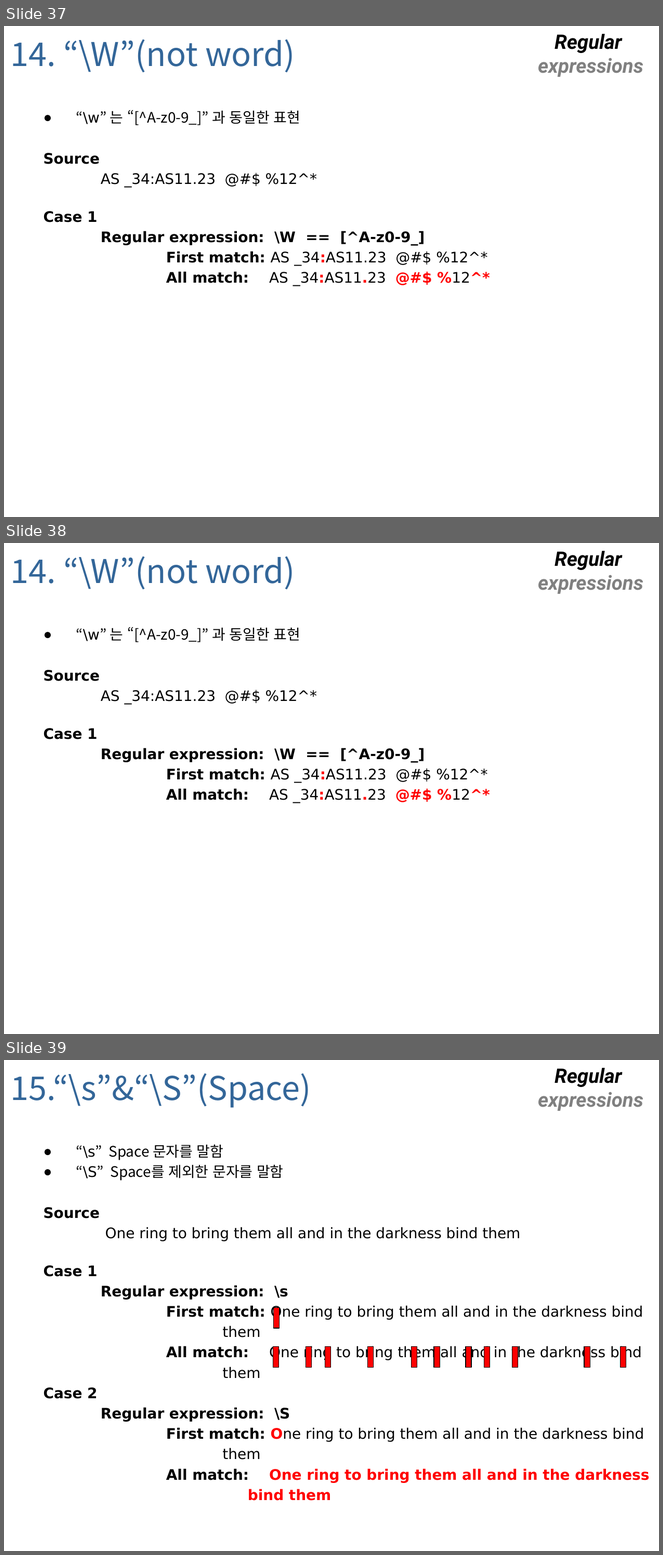
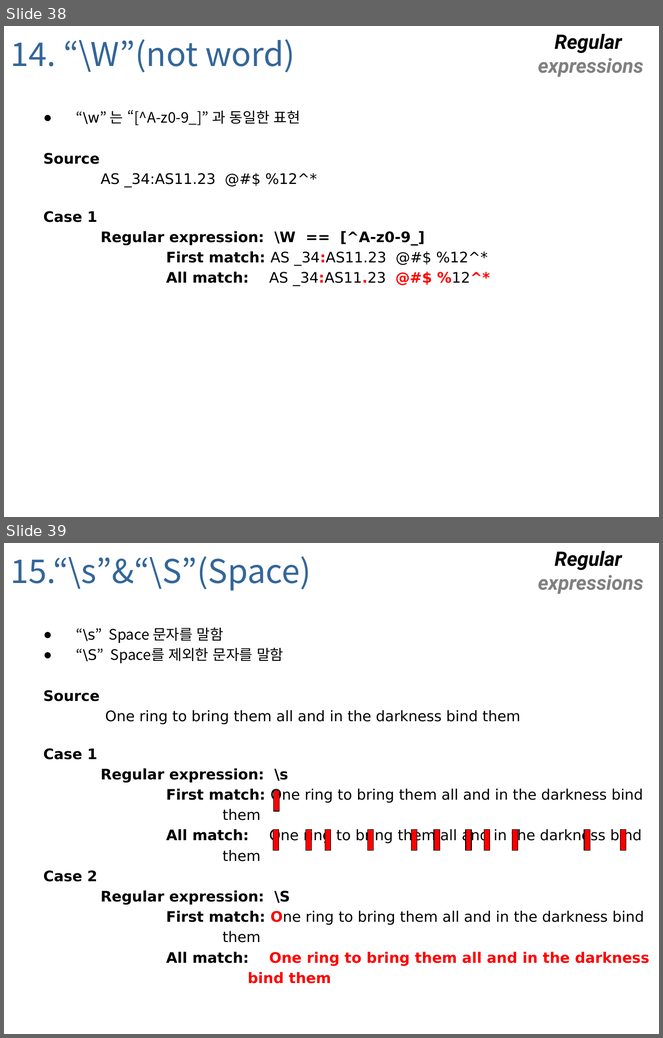
Before and after one commit to foxworld/002-RegExp, a slide deck: regexpr_20140218.pptx. Shown one above the other, each under a label of ours: slides 37, 38 and 39 before the commit, slides 38 and 39 after it. The pictures are 663x1555 and 663x1038 pixels, drawn with LibreOffice and Linux fonts; fonts in the diff are those of the drawing; background and template pictures are left out. Boxes give left, top, right and bottom in pixels: in the first picture for what was removed or moved away, otherwise in the second. Text is boxed around its words. In the diff, an @@ line names an element or a change of style, - is before the commit and + after.

```diff
--- a/regexpr_20140218.pptx
+++ b/regexpr_20140218.pptx
@@ slide 38 removed at box(4, 543, 659, 1034), background picture (left out); not listed: 1 template element that a slide beside it also shows @@
@@ title removed at box(11, 556, 295, 589) @@
-14. “\W”(not word)
@@ text removed at box(44, 627, 490, 804) @@
-  ● “\w” 는 “[^A-z0-9_]” 과 동일한 표현
-  Source
-AS _34:AS11.23 @#$ %12^*
-  Case 1
-Regular expression: \W == [^A-z0-9_]
-First match: AS _34:AS11.23 @#$ %12^*
-All match: AS _34:AS11.23 @#$ %12^*
@@ what was slide 37 is now slide 38 @@
```
Also in this commit, not shown: 6 slides changed, 2 slides added, 1 other slide removed.
